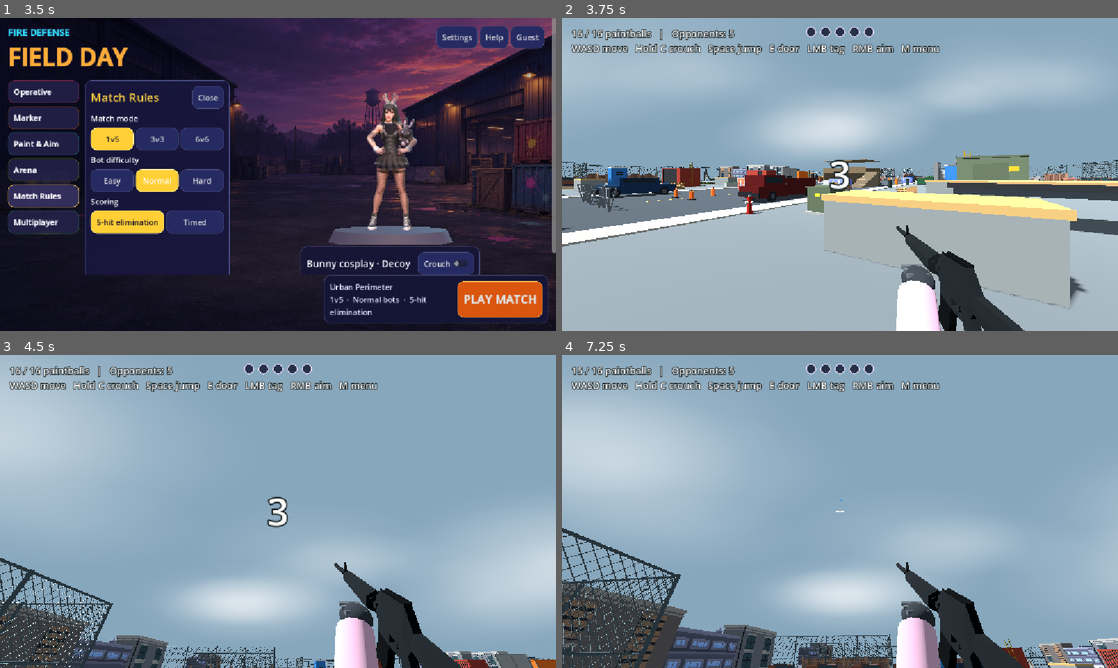
Above: before the commit, frames 1-4 (two rows, left to right).
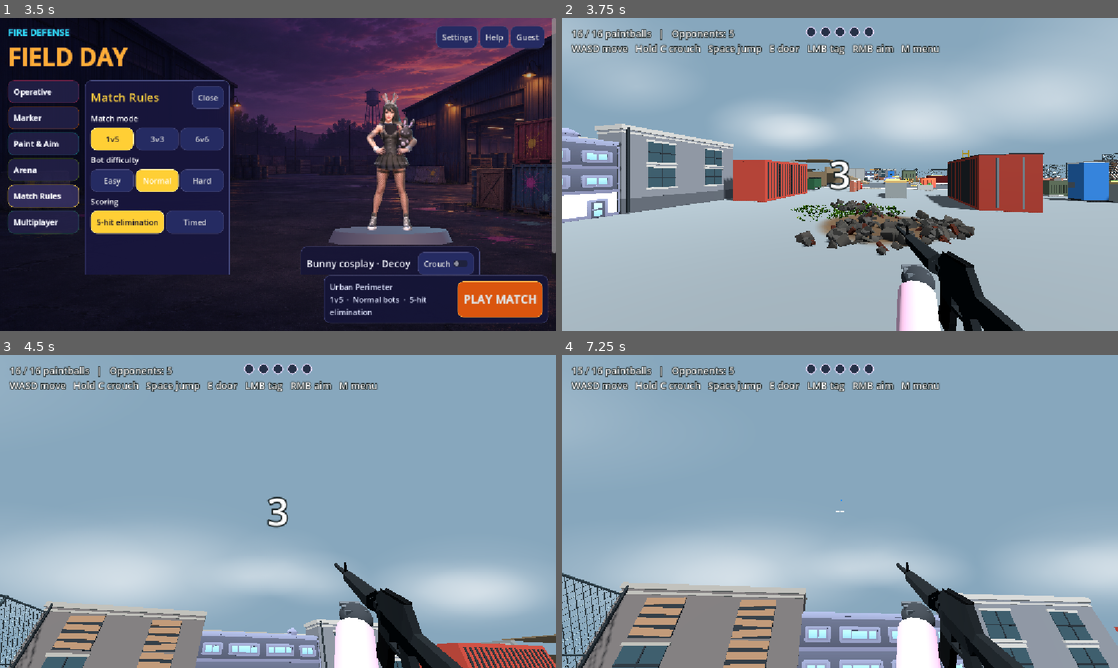
Above: after the commit, the same moments.

Repository: 302stang86/fdfd
Game: Godot game, scene res://menu.tscn
Same seed, same stepped clock (60 frames per second), same inputs: the game is played once before the commit and once after it.
Inputs (mouse positions are in pixels of both pictures, inside the frame that each line leads up to):
- Up to frame 1 (3.5 s): click "Easy" at 0.5 s; click "Easy" at 1.25 s; click "Normal" at 2 s; click "Normal" at 2.75 s
- Up to frame 2 (3.75 s): click "PLAY MATCH" at 3.5 s
- Up to frame 3 (4.5 s): tap Enter at 4.25 s; move the mouse to (305, 511) at 4.27 s; hold W from 4.28 s (still down); tap E at 4.35 s; click (305, 511) at 4.42 s
- Up to frame 4 (7.25 s): keep holding W; tap Space at 4.52, 5, 5.27, 6.77 s; tap Enter at 4.55, 5.1, 6.05, 6.5, 6.6 s; move the mouse to (812, 511) at 5.02 s; tap E at 5.3, 5.85, 6.8 s; move the mouse to (851, 505) at 5.77 s; move the mouse to (834, 517) at 6.52 s; click (834, 517) at 6.67 s

Frame 1 is identical in both runs. In frame 2, 33% of the frame differs, in the area x 0-100%, y 0-100%; in frame 3, 36%; in frame 4, 39%, in the area x 0-100%, y 16-100%.

Commit message:
Respawn timed-match players and bots after three hits

Diff:
--- a/arena.gd
+++ b/arena.gd
@@ -11,6 +11,8 @@
 const GO_DURATION := 0.55
 const MAX_HEALTH := 5
 const TIMED_SECONDS := 180.0
+const TIMED_RESPAWN_HITS := 3
+const TIMED_RESPAWN_SECONDS := 3.0
 const TOUCH_CONTROLS := preload("res://touch_controls.gd")
 const ARENA_SIZE := 96.0
 const URBAN_MAP := 2
@@ -118,6 +120,9 @@
 var timed_match := false
 var mobile_mode := false
 var time_left := TIMED_SECONDS
+var player_respawn_left := 0.0
+var player_collision_layer := 0
+var bot_respawns: Array[Dictionary] = []
 var team_hits := [0, 0]
 var touch: TOUCH_CONTROLS
 var result_message: Label
@@ -247,6 +252,7 @@
 func actor(point: Vector3, is_bot: bool = false, team: int = 0, skin: int = 0) -> CharacterBody3D:
 	var body := CharacterBody3D.new()
 	if is_bot:
+		body.set_meta("skin", skin)
 		add_bot_part(body, Vector3(0, 0.55, 0), Vector3(0.55, 0.95, 0.4))
 		add_bot_part(body, Vector3(0, 1.26, 0), Vector3(0.42, 0.42, 0.42))
 		body.set_meta("health", MAX_HEALTH)
@@ -322,7 +328,7 @@
 		ball.mesh.queue_free()
 	paintballs.clear()
 
-func random_spawn_positions(enemy_count: int, ally_count: int) -> Array[Vector3]:
+func clear_spawn_points(ignore_active_actors: bool) -> Array[Vector3]:
 	var nav_map := bot_ai.nav_region.get_navigation_map()
 	var outline := urban_footprint() if map_id == URBAN_MAP else PackedVector2Array()
 	var candidates: Array[Vector3] = []
@@ -330,10 +336,11 @@
 	clearance.size = Vector3(1.7, 1.65, 1.7)
 	var query := PhysicsShapeQueryParameters3D.new()
 	query.shape = clearance
-	var excluded: Array[RID] = [player.get_rid()]
-	for bot in bots:
-		excluded.append(bot.get_rid())
-	query.exclude = excluded
+	if ignore_active_actors:
+		var excluded: Array[RID] = [player.get_rid()]
+		for bot in bots:
+			excluded.append(bot.get_rid())
+		query.exclude = excluded
 	var space := get_world_3d().direct_space_state
 	for x in range(-44, 45, 4):
 		for z in range(-44, 45, 4):
@@ -346,6 +353,10 @@
 			query.transform = Transform3D(Basis.IDENTITY, floor_point + Vector3.UP * 0.99)
 			if space.intersect_shape(query, 1).is_empty():
 				candidates.append(floor_point + Vector3.UP * 0.09)
+	return candidates
+
+func random_spawn_positions(enemy_count: int, ally_count: int) -> Array[Vector3]:
+	var candidates := clear_spawn_points(true)
 	if candidates.size() < enemy_count + ally_count + 1:
 		push_warning("Not enough clear spawn points to start the match.")
 		return []
@@ -383,6 +394,11 @@
 		show_match_result("This arena needs more open space to spawn all players.")
 		return
 	clear_paintballs()
+	if player_respawn_left > 0.0:
+		player.collision_layer = player_collision_layer
+		marker_view.show()
+	player_respawn_left = 0.0
+	bot_respawns.clear()
 	for mark in arena_splats.get_children():
 		mark.queue_free()
 	for bot in bots:
@@ -432,7 +448,7 @@
 		if event.keycode == KEY_M and not menu_requested.get_connections().is_empty():
 			menu_requested.emit()
 			return
-		if event.keycode == KEY_E and outcome == "" and countdown_left <= 0.0:
+		if event.keycode == KEY_E and outcome == "" and countdown_left <= 0.0 and player_respawn_left <= 0.0:
 			var door := nearest_door()
 			if door != null:
 				door.toggle_door()
@@ -465,7 +481,7 @@
 		return
 	if go_left > 0.0:
 		go_left = maxf(0.0, go_left - delta)
-		if go_left == 0.0:
+		if go_left == 0.0 and player_respawn_left <= 0.0:
 			update_countdown()
 	if timed_match:
 		time_left = maxf(0.0, time_left - delta)
@@ -473,7 +489,13 @@
 			var title := "Draw" if team_hits[0] == team_hits[1] else ("Time up — your team wins" if team_hits[0] > team_hits[1] else "Time up — opponents win")
 			show_match_result("%s\nHits: %d – %d" % [title, team_hits[0], team_hits[1]])
 			return
+	if timed_match:
+		update_timed_respawns(delta)
 	advance_paintballs(delta)
+	if player_respawn_left > 0.0:
+		bot_ai.update(delta)
+		update_hud()
+		return
 	if outcome != "":
 		update_hud()
 		return
@@ -719,12 +741,97 @@
 	if cheats.get("god_mode", false):
 		return
 	if timed_match:
+		if player_respawn_left > 0.0:
+			return
 		team_hits[1] += 1
+		health -= 1
+		update_hit_counter()
+		if MAX_HEALTH - health >= TIMED_RESPAWN_HITS:
+			player_respawn_left = TIMED_RESPAWN_SECONDS
+			player_collision_layer = player.collision_layer
+			player.collision_layer = 0
+			marker_view.hide()
+			fire_requested = false
+			if touch != null:
+				touch.clear_input()
+			update_timed_respawn_countdown()
 		return
 	health -= 1
 	update_hit_counter()
 	if health <= 0:
 		show_loss_popup()
+
+
+func distant_respawn_point(include_player: bool) -> Vector3:
+	var candidates := clear_spawn_points(false)
+	var distances: Array[float] = []
+	var best_distance := 0.0
+	for point in candidates:
+		var nearest := INF
+		if include_player:
+			nearest = point.distance_to(player.position)
+		for bot in bots:
+			nearest = minf(nearest, point.distance_to(bot.position))
+		var distance := minf(nearest, 96.0)
+		distances.append(distance)
+		best_distance = maxf(best_distance, distance)
+	var distant: Array[Vector3] = []
+	for index in range(candidates.size()):
+		if distances[index] >= best_distance - 6.0:
+			distant.append(candidates[index])
+	return Vector3.INF if distant.is_empty() else distant.pick_random()
+
+func update_timed_respawns(delta: float) -> void:
+	if player_respawn_left > 0.0:
+		player_respawn_left = maxf(0.0, player_respawn_left - delta)
+		if player_respawn_left <= 0.0:
+			var point := distant_respawn_point(false)
+			if point == Vector3.INF:
+				player_respawn_left = 0.25
+			else:
+				player.position = point
+				player.velocity = Vector3.ZERO
+				player.set_climbing_ladder(false, Transform3D.IDENTITY, 0.0, Vector3.ZERO)
+				player.set_hiding(false)
+				set_crouched(false)
+				camera.position.y = STANDING_EYE
+				camera.rotation.x = 0
+				var toward_center := -Vector2(point.x, point.z)
+				player.rotation.y = atan2(-toward_center.x, -toward_center.y)
+				player.collision_layer = player_collision_layer
+				marker_view.reset_motion()
+				marker_view.show()
+				coyote_left = 0.0
+				jump_buffer_left = 0.0
+				health = MAX_HEALTH
+				ammo = magazine_size()
+				reload = 0.0
+				cooldown = 0.0
+				go_left = 0.0
+				if touch != null:
+					touch.clear_input()
+				update_hit_counter()
+		update_timed_respawn_countdown()
+	for index in range(bot_respawns.size() - 1, -1, -1):
+		var pending := bot_respawns[index]
+		pending.left -= delta
+		if pending.left > 0.0:
+			continue
+		var point := distant_respawn_point(player_respawn_left <= 0.0)
+		if point == Vector3.INF:
+			continue
+		var bot := actor(point, true, pending.team, pending.skin)
+		bots.append(bot)
+		bot_ai.register(bot, pending.team, bots.size() - 1, pending.skin)
+		bot_respawns.remove_at(index)
+
+func update_timed_respawn_countdown() -> void:
+	if player_respawn_left > 0.0:
+		crosshair.hide()
+		countdown_label.show()
+		countdown_label.text = "Respawn in %d" % ceili(player_respawn_left)
+	else:
+		update_countdown()
 
 func remaining_opponents() -> int:
 	var count := 0
@@ -736,7 +843,17 @@
 func damage_bot(bot: CharacterBody3D, from: Vector3, scoring_team: int) -> void:
 	if timed_match:
 		team_hits[scoring_team] += 1
-		bot_ai.hit(bot, from)
+		var remaining := int(bot.get_meta("health")) - 1
+		bot.set_meta("health", remaining)
+		if MAX_HEALTH - remaining >= TIMED_RESPAWN_HITS:
+			bot_respawns.append({"left": TIMED_RESPAWN_SECONDS, "team": bot.get_meta("team"), "skin": bot.get_meta("skin")})
+			bots.erase(bot)
+			bot_ai.remove(bot)
+			bot.collision_layer = 0
+			bot.hide()
+			bot.queue_free()
+		else:
+			bot_ai.hit(bot, from)
 		return
 	var remaining := 0 if cheats.get("one_hit", false) else int(bot.get_meta("health")) - 1
 	bot.set_meta("health", remaining)
@@ -821,10 +938,10 @@
 func create_hit_counter(overlay: CanvasLayer) -> void:
 	var circle_size := 22
 	var separation := 8
-	var width := MAX_HEALTH * circle_size + (MAX_HEALTH - 1) * separation
+	var slots := TIMED_RESPAWN_HITS if timed_match else MAX_HEALTH
+	var width := slots * circle_size + (slots - 1) * separation
 	var row := HBoxContainer.new()
 	row.mouse_filter = Control.MOUSE_FILTER_IGNORE
-	row.visible = not timed_match
 	row.add_theme_constant_override("separation", separation)
 	overlay.add_child(row)
 	row.anchor_left = 0.5
@@ -840,7 +957,7 @@
 	empty_hit_style.set_corner_radius_all(ceili(circle_size / 2.0))
 	filled_hit_style = empty_hit_style.duplicate()
 	filled_hit_style.bg_color = Color("#a34df5")
-	for index in range(MAX_HEALTH):
+	for index in range(slots):
 		var circle := Panel.new()
 		circle.mouse_filter = Control.MOUSE_FILTER_IGNORE
 		circle.custom_minimum_size = Vector2(circle_size, circle_size)
